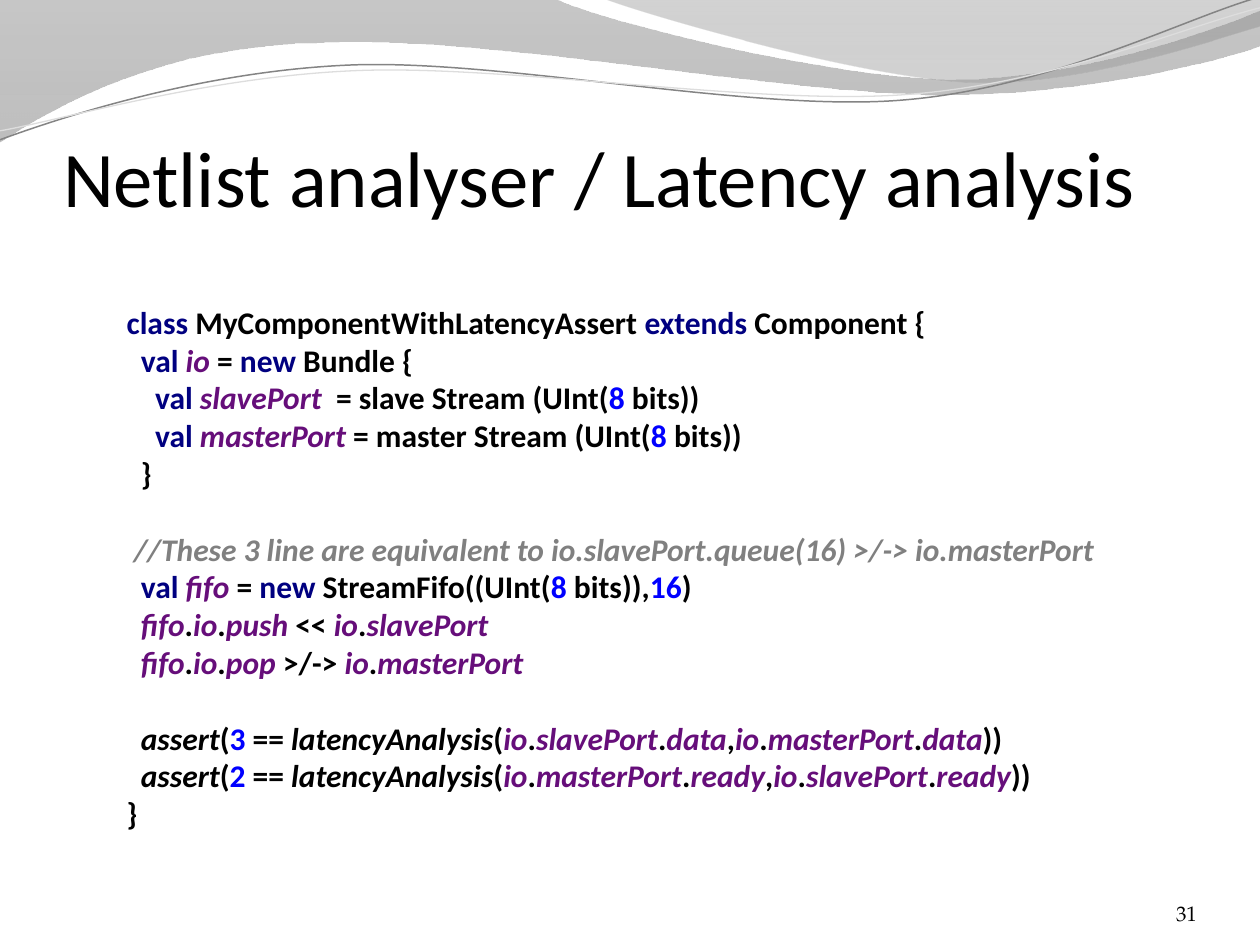
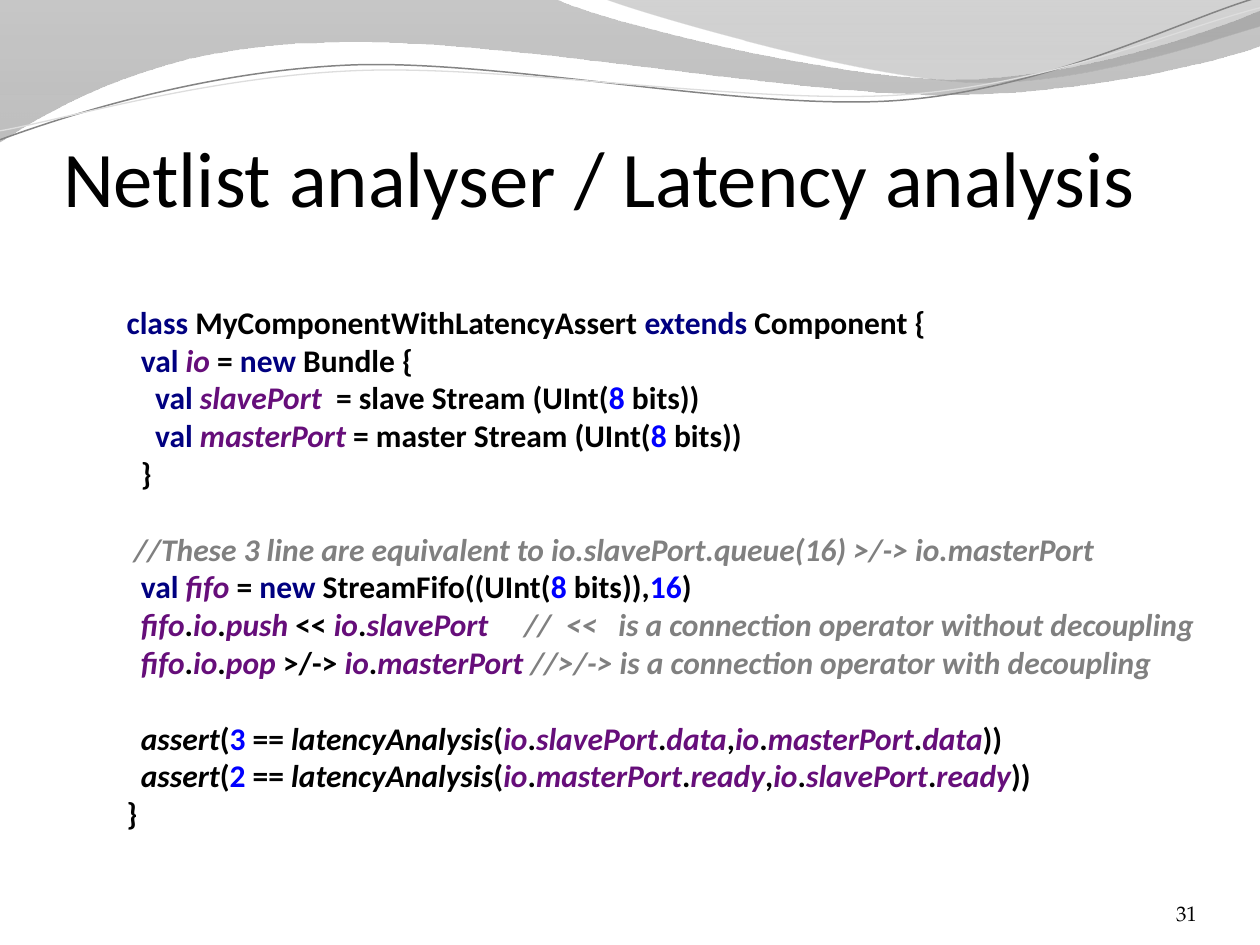
Before and after one commit to SpinalHDL/SpinalDoc, a slide deck: slide 31 of presentation/en/presentation.pptx. Drawn at 1260x945 pixels with LibreOffice and Linux fonts; fonts in the diff are those of the drawing; background and template pictures are left out. Boxes give left, top, right and bottom in pixels: in the first picture for what was removed or moved away, otherwise in the second. Text is boxed around its words. In the diff, an @@ line names an element or a change of style, - is before the commit and + after.

```diff
--- a/presentation/en/presentation.pptx
+++ b/presentation/en/presentation.pptx
@@ text at box(127, 312, 1193, 792): text changed @@
-class MyComponentWithLatencyAssert extends Component {
-val io = new Bundle {
-val slavePort = slave Stream (UInt(8 bits))
-val masterPort = master Stream (UInt(8 bits))
-}
-//These 3 line are equivalent to io.slavePort.queue(16) >/-> io.masterPort
-val fifo = new StreamFifo((UInt(8 bits)),16)
-fifo.io.push << io.slavePort
-fifo.io.pop >/-> io.masterPort
-assert(3 == latencyAnalysis(io.slavePort.data,io.masterPort.data))
-assert(2 == latencyAnalysis(io.masterPort.ready,io.slavePort.ready))
-}
+class MyComponentWithLatencyAssert extends Component {
+val io = new Bundle {
+val slavePort = slave Stream (UInt(8 bits))
+val masterPort = master Stream (UInt(8 bits))
+}
+//These 3 line are equivalent to io.slavePort.queue(16) >/-> io.masterPort
+val fifo = new StreamFifo((UInt(8 bits)),16)
+fifo.io.push << io.slavePort // << is a connection operator without decoupling
+fifo.io.pop >/-> io.masterPort //>/-> is a connection operator with decoupling
+assert(3 == latencyAnalysis(io.slavePort.data,io.masterPort.data))
+assert(2 == latencyAnalysis(io.masterPort.ready,io.slavePort.ready))
+}
```
Also in this commit, not shown: 17 other slides changed, 1 slide added, 2 other files.
